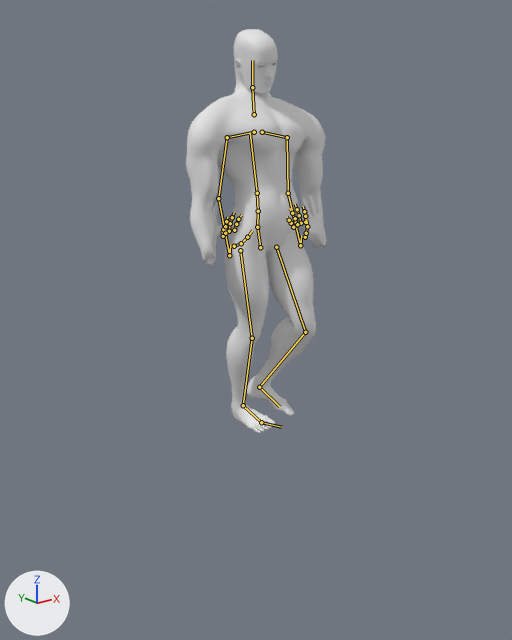
A saved change to the glTF model godot/assets/models/damon_mh.glb.
The view is the same before and after, from a 50 mm lens placed at (-1.89, -2.34, 1.6), pointed at (0.01, 0.04, 0.65). The lights are fixed; the arrows at lower left show +X, +Y and +Z. The older version comes first. Both versions are drawn at frame 7 of the action 'Walk_Loop'; the numbers are the values there. The bones that change, and the others that lie on the model, are drawn over the model as lines.

The first picture shows 'Body'.
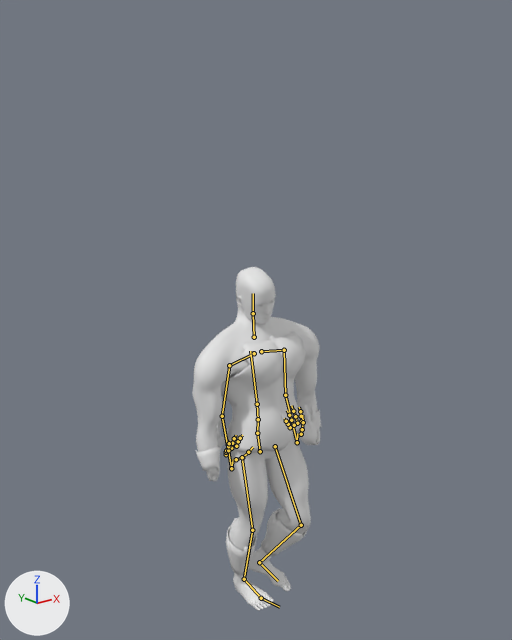
Changed parts and their boxes [x1, y1, x2, y2] in the pictures (512 x 640 px):
'Body', posed (9% narrower, 15% shorter)
    before: [186, 29, 326, 433]
    after: [192, 267, 320, 611]
'Cuirass', now drawn
    after: [221, 331, 306, 453]
'Greaves', now drawn
    after: [226, 508, 307, 575]
'Bracers', now drawn
    after: [196, 410, 322, 471]
bone 'pelvis', root to tip
    before: (260, 247) to (257, 227)
    after: (260, 451) to (257, 433)

The change in detail:
Bone 'pelvis' (bone_pelvis) moves from (0.0, 0.842, 0.409) to (0.0, -0.031, -0.015).
